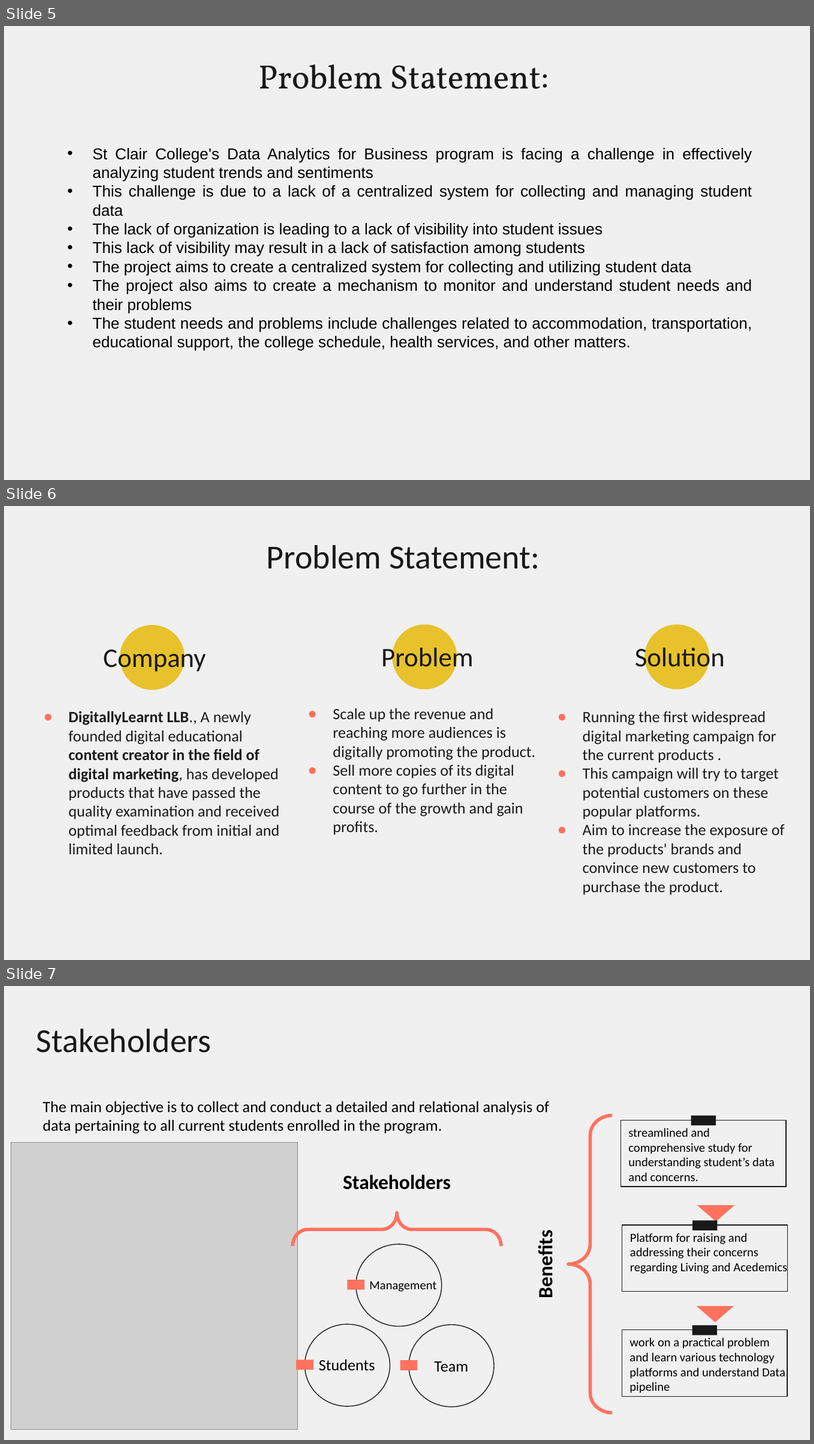
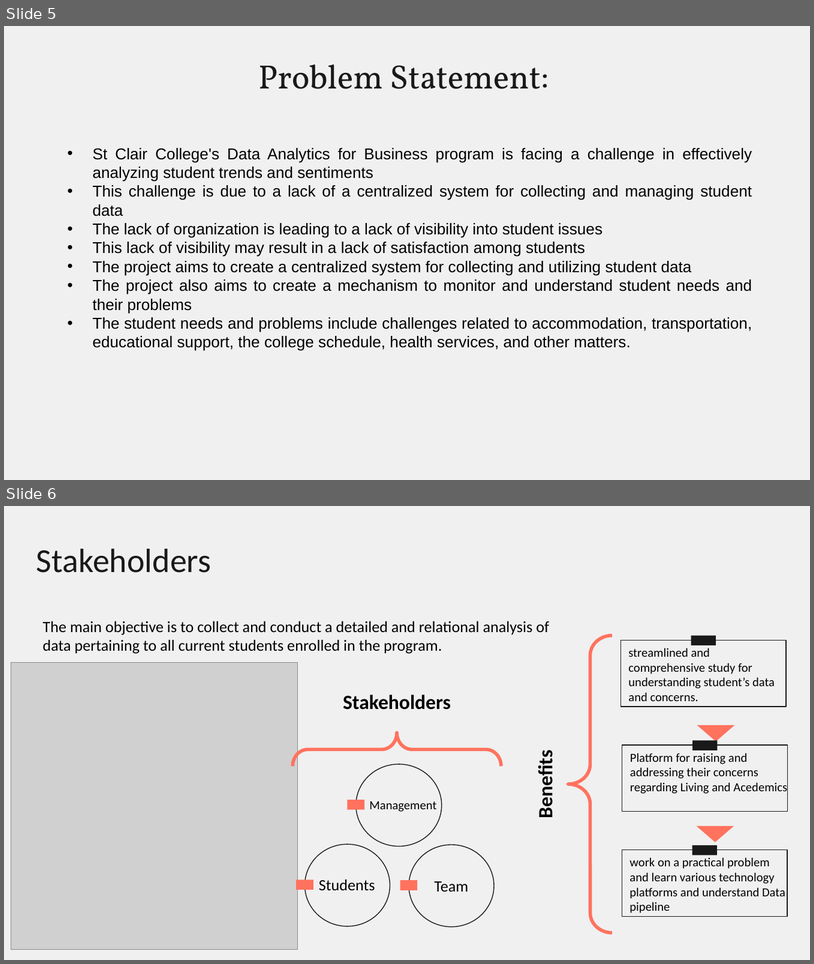
Before and after one commit to JayrajRadadiya/Capstone-Project, a slide deck: Mid Term Presentation/Group12-ProjectPresentation.pptx. Shown one above the other, each under a label of ours: slides 5, 6 and 7 before the commit, slides 5 and 6 after it. The pictures are 814x1444 and 814x964 pixels, drawn with LibreOffice and Linux fonts; fonts in the diff are those of the drawing; grey boxes stand for pictures. Boxes give left, top, right and bottom in pixels: in the first picture for what was removed or moved away, otherwise in the second. Text is boxed around its words. In the diff, an @@ line names an element or a change of style, - is before the commit and + after.

```diff
--- a/Mid Term Presentation/Group12-ProjectPresentation.pptx
+++ b/Mid Term Presentation/Group12-ProjectPresentation.pptx
@@ slide 6 removed at bbox=[4, 506, 810, 960], background #F0F0F0 @@
@@ title removed at bbox=[267, 545, 540, 569] @@
-Problem Statement:
@@ ellipse removed at bbox=[120, 625, 185, 689] @@
@@ ellipse removed at bbox=[393, 625, 457, 689] @@
@@ ellipse removed at bbox=[645, 625, 710, 689] @@
@@ title removed at bbox=[103, 645, 206, 674] @@
-Company
@@ title removed at bbox=[381, 644, 473, 673] @@
-Problem
@@ title removed at bbox=[635, 644, 725, 673] @@
-Solution
@@ subtitle removed at bbox=[69, 711, 279, 854] @@
-● DigitallyLearnt LLB., A newly founded digital educational content creator in the field of digital marketing, has developed products that have passed the quality examination and received optimal feedback from initial and limited launch.
@@ subtitle removed at bbox=[333, 708, 536, 835] @@
-● Scale up the revenue and reaching more audiences is digitally promoting the product.
-● Sell more copies of its digital content to go further in the course of the growth and gain profits.
@@ subtitle removed at bbox=[583, 711, 785, 895] @@
-● Running the first widespread digital marketing campaign for the current products .
-● This campaign will try to target potential customers on these popular platforms.
-● Aim to increase the exposure of the products' brands and convince new customers to purchase the product.
@@ what was slide 7 is now slide 6 @@
```
Also in this commit, not shown: 2 slides changed, 3 slides added, 3 other slides removed.
